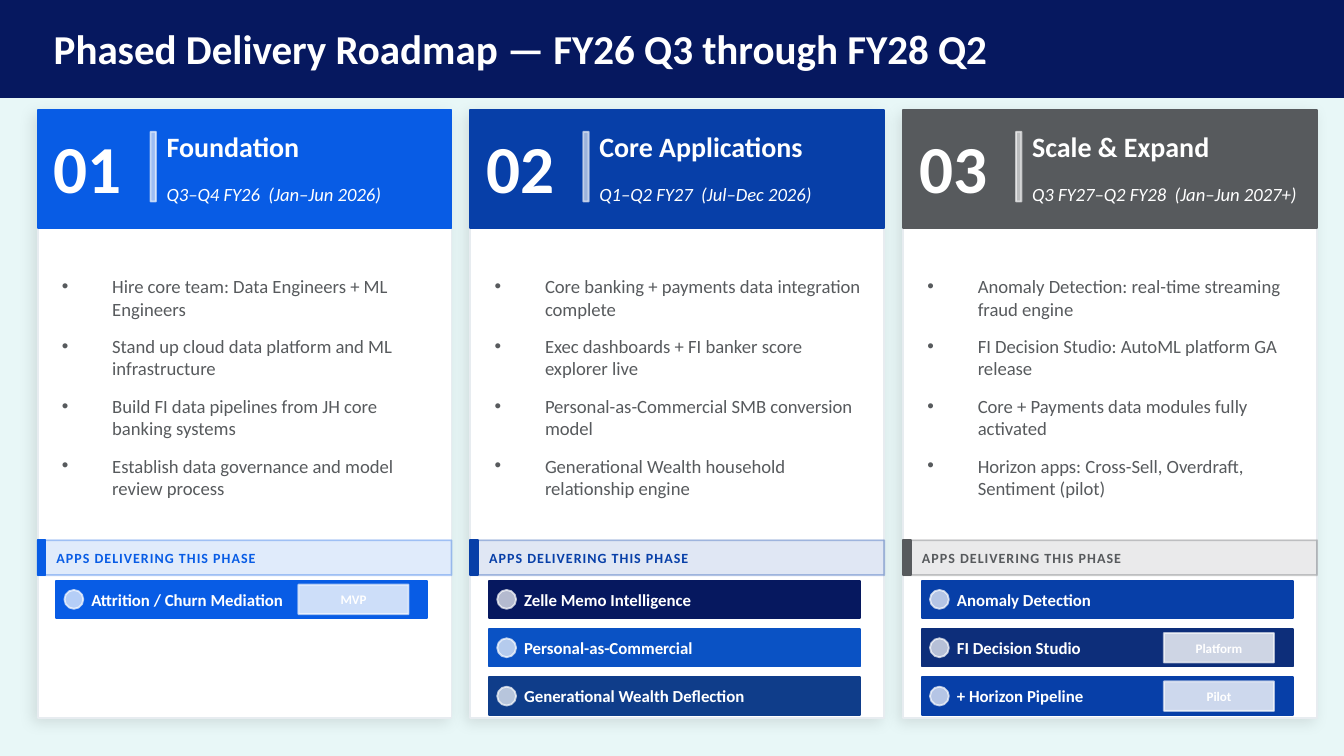
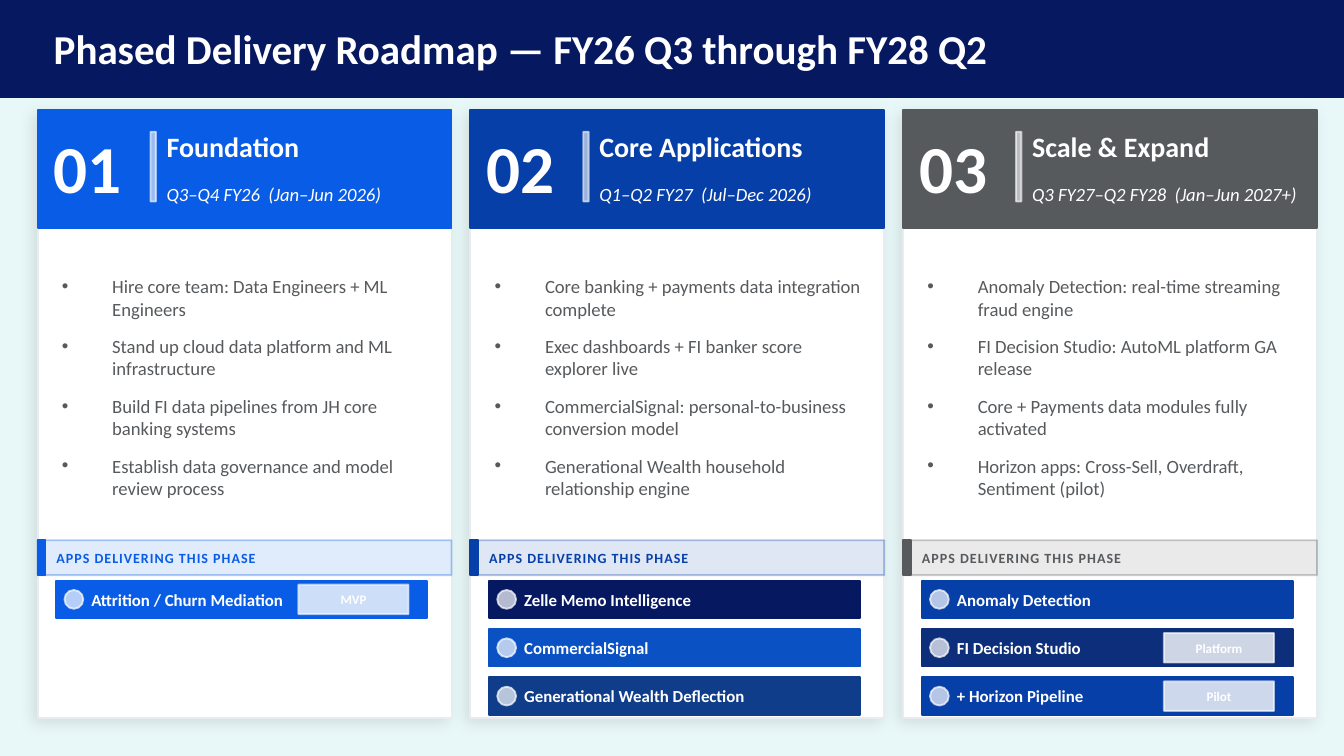
Before and after one commit to MonkeyWrenchGang/jhai_presentations, a slide deck: slide 23 of JH_DS_Strategy_JHBI.pptx. Drawn at 1344x756 pixels with LibreOffice and Linux fonts; fonts in the diff are those of the drawing. Boxes give left, top, right and bottom in pixels: in the first picture for what was removed or moved away, otherwise in the second. Text is boxed around its words. In the diff, an @@ line names an element or a change of style, - is before the commit and + after.

```diff
--- a/JH_DS_Strategy_JHBI.pptx
+++ b/JH_DS_Strategy_JHBI.pptx
@@ text at [545,400,846,435]: text changed @@
-• Personal-as-Commercial SMB conversion model
+• CommercialSignal: personal-to-business conversion model
@@ text at [524,642,648,657]: text changed @@
-Personal-as-Commercial
+CommercialSignal
```
Also in this commit, not shown: 6 other slides changed, 1 other file.
